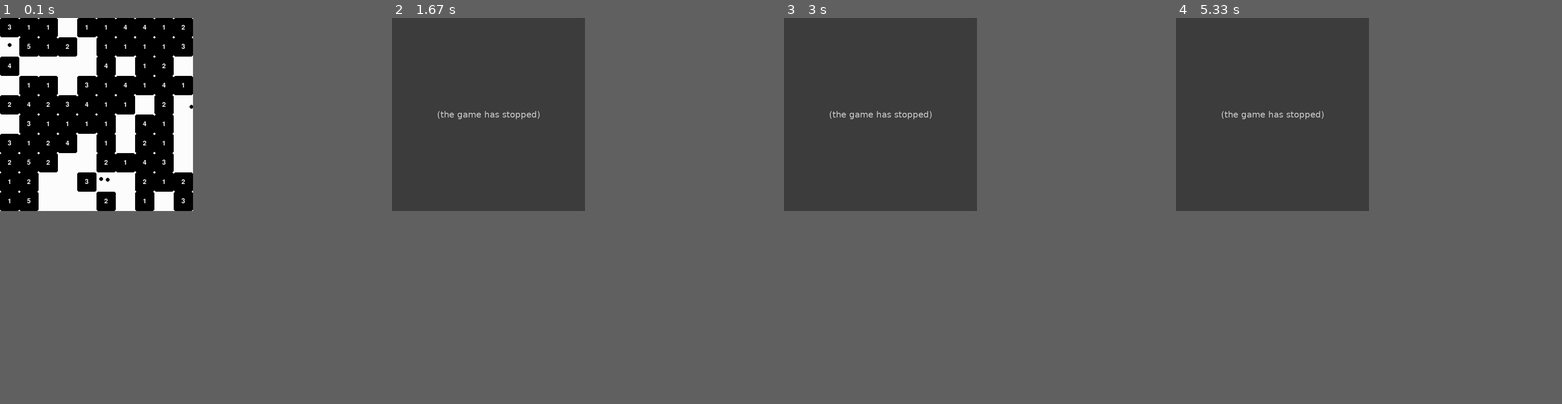
Above: before the commit, frames 1-4 (left to right).
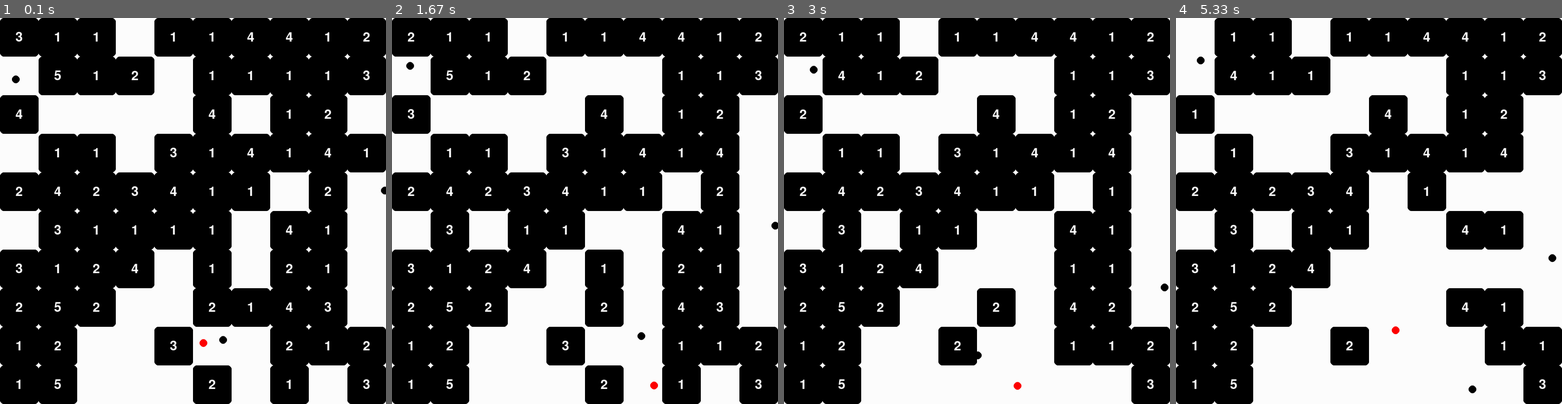
Above: after the commit, the same moments.

Repository: sillypantscoder/pygame_breakout
Game: pygame game, started from main.py
Two runs of this game, one before a commit and one after it. Both use one fixed random seed, a clock stepped at 60 frames per second and the inputs below.
Inputs (mouse positions are in pixels of both pictures, inside the frame that each line leads up to):
- Up to frame 1 (0.1 s): no input
- Up to frame 2 (1.67 s): click (585, 211) at 0.38 s; click (492, 214) at 0.72 s; click (642, 75) at 1.05 s; click (592, 79) at 1.38 s
- Up to frame 3 (3 s): click (980, 253) at 1.72 s; click (1077, 272) at 2.05 s; click (1112, 311) at 2.38 s; click (1115, 180) at 2.72 s
- Up to frame 4 (5.33 s): click (1504, 288) at 3.05 s; click (1384, 195) at 3.38 s; click (1284, 141) at 3.72 s; click (1473, 253) at 4.05 s; click (1307, 83) at 4.38 s; click (1504, 207) at 4.72 s; click (1488, 303) at 5.08 s
In our replay, the window is 450x450 before the commit and 900x900 after it. These sizes can differ from the game's own. Grey fills any space a smaller window leaves; there, only what the larger window draws over its background counts as a difference.

The runs differ from the first frame. In frame 1, 37% of the frame differs, in the area x 0-100%, y 0-100%; in frame 2, 55%; in frame 3, 57%; in frame 4, 63%.
Error before the commit: IndexError: list index out of range (main.py line 81); the game stopped at 0.38 s (later frames are placeholders)

Commit message:
Added super balls and resizable screen

Diff:
--- /dev/null
+++ b/aspectscale.py
@@ -0,0 +1,25 @@
+def aspect_scale(img, box_width, box_height):
+	""" Scales 'img' to fit into box bx/by.
+	 This method will retain the original image's aspect ratio """
+	image_width, image_height = img.get_size()
+	if image_width > image_height:
+		# fit to width
+		scale_factor = box_width/float(image_width)
+		scaled_height = scale_factor * image_height
+		if scaled_height > box_height:
+			scale_factor = box_height/float(image_height)
+			scaled_width = scale_factor * image_width
+			scaled_height = box_height
+		else:
+			scaled_width = box_width
+	else:
+		# fit to height
+		scale_factor = box_height/float(image_height)
+		scaled_width = scale_factor * image_width
+		if scaled_width > box_width:
+			scale_factor = box_width/float(image_width)
+			scaled_width = box_width
+			scaled_height = scale_factor * image_height
+		else:
+			scaled_height = box_height
+	return (scaled_width, scaled_height)
--- a/main.py
+++ b/main.py
@@ -1,30 +1,42 @@
 import pygame
 import random
 import math
+from aspectscale import aspect_scale
 
 pygame.font.init()
 
 WHITE = (255, 255, 255)
 BLACK = (0, 0, 0)
+GRAY = (100, 100, 100)
+RED = (255, 0, 0)
 
 BOARDSIZE = [10, 10]
 BOARD = [[random.choices([0, 1, 2, 3, 4, 5], weights=[25, 20, 15, 10, 5, 1], k=1)[0] for x in range(BOARDSIZE[0])] for y in range(BOARDSIZE[1])]
-CELLSIZE = 50
+CELLSIZE = 100
 FONT = pygame.font.SysFont(pygame.font.get_default_font(), round(CELLSIZE / 2))
 FONTHEIGHT = FONT.render("0", True, WHITE).get_height()
 
 class Entity:
 	def __init__(self, x, y):
 		self.pos: list[int] = [x, y]
+		entities.append(self)
+	def tick(self): pass
 	def draw(self, s: pygame.Surface):
 		s.set_at(self.pos, BLACK)
 
 class Ball(Entity):
 	def __init__(self, x, y):
-		self.pos = [x, y]
+		super().__init__(x, y)
 		self.v = [(random.random() * 2) - 1, (random.random() * 2) - 1]
+		# Equalize speed
+		speed = math.dist((self.v[0], self.v[1]), (0, 0))
+		speed *= 50 / CELLSIZE
+		self.v = [self.v[0] / speed, self.v[1] / speed]
+	def hit(self, pos):
+		BOARD[pos[0]][pos[1]] -= 1
 	def draw(self, s: pygame.Surface):
-		pygame.draw.circle(s, BLACK, self.pos, 5)
+		pygame.draw.circle(s, BLACK, self.pos, CELLSIZE // 10)
+	def tick(self):
 		self.pos[0] += self.v[0]
 		self.pos[1] += self.v[1]
 		# Collisions with screen edges
@@ -45,7 +57,7 @@
 		pos[1] = math.floor(self.pos[1] / CELLSIZE)
 		if not insideBoard(*pos): print('kaboom', *pos)
 		if BOARD[pos[0]][pos[1]] > 0:
-			BOARD[pos[0]][pos[1]] -= 1
+			self.hit(pos)
 			cellrect = pygame.Rect(pos[0] * CELLSIZE, pos[1] * CELLSIZE, CELLSIZE, CELLSIZE)
 			# LEFT & RIGHT
 			if self.pos[0] - 5 <= cellrect.left:
@@ -58,10 +70,20 @@
 			elif self.pos[1] + 5 >= cellrect.bottom:
 				self.v[1] = -self.v[1] # bounce off bottom side of brick
 
-def createBall(): entities.append(Ball(random.randint(0, BOARDSIZE[0] * CELLSIZE), random.randint(0, BOARDSIZE[1] * CELLSIZE)))
+class SuperBall(Ball):
+	def hit(self, pos):
+		# deal extra damage
+		BOARD[pos[0]][pos[1]] -= 5
+	def draw(self, s: pygame.Surface):
+		pygame.draw.circle(s, RED, self.pos, CELLSIZE // 10)
+
+def createBall():
+	e = random.choices([Ball, SuperBall], weights=[10, 1], k=1)[0]
+	en: Entity = e(random.randint(0, BOARDSIZE[0] * CELLSIZE), random.randint(0, BOARDSIZE[1] * CELLSIZE))
 def insideBoard(x: int, y: int) -> bool: return x >= 0 and x < BOARDSIZE[0] and y >= 0 and y < BOARDSIZE[1]
 
-screen: pygame.Surface = pygame.display.set_mode((500, 500))
+screensize = [BOARDSIZE[0] * CELLSIZE, BOARDSIZE[1] * CELLSIZE]
+screen: pygame.Surface = pygame.display.set_mode(screensize, pygame.RESIZABLE)
 entities: "list[Entity]" = []
 createBall()
 createBall()
@@ -80,22 +102,27 @@
 			pos[1] = math.floor(pos[1] / CELLSIZE)
 			if BOARD[pos[0]][pos[1]] > 0:
 				BOARD[pos[0]][pos[1]] -= 1
+		elif event.type == pygame.VIDEORESIZE:
+			screensize = [*event.size]
+			screen = pygame.display.set_mode(screensize, pygame.RESIZABLE)
 	# Drawing
-	screen.fill(WHITE)
-	rendered_board = pygame.Surface((500, 500))
+	screen.fill(GRAY)
+	rendered_board = pygame.Surface([BOARDSIZE[0] * CELLSIZE, BOARDSIZE[1] * CELLSIZE])
 	rendered_board.fill(WHITE)
 	for x in range(BOARDSIZE[0]):
 		for y in range(BOARDSIZE[1]):
 			cell = BOARD[x][y]
 			cellrect = pygame.Rect(x * CELLSIZE, y * CELLSIZE, CELLSIZE, CELLSIZE)
 			if cell > 0:
-				pygame.draw.rect(rendered_board, BLACK, cellrect, 0, 5)
+				pygame.draw.rect(rendered_board, BLACK, cellrect, 0, CELLSIZE // 10)
 				number = FONT.render(str(cell), True, WHITE)
 				rendered_board.blit(number, (cellrect.centerx - (number.get_width() / 2), cellrect.centery - (number.get_height() / 2)))
 	# Entities
 	for e in entities:
+		e.tick()
 		e.draw(rendered_board)
-	screen.blit(rendered_board, (0, 0))
+	size = aspect_scale(rendered_board, *screensize)
+	screen.blit(pygame.transform.scale(rendered_board, size), (0, 0))
 	# Flip
 	pygame.display.flip()
 	c.tick(60)
